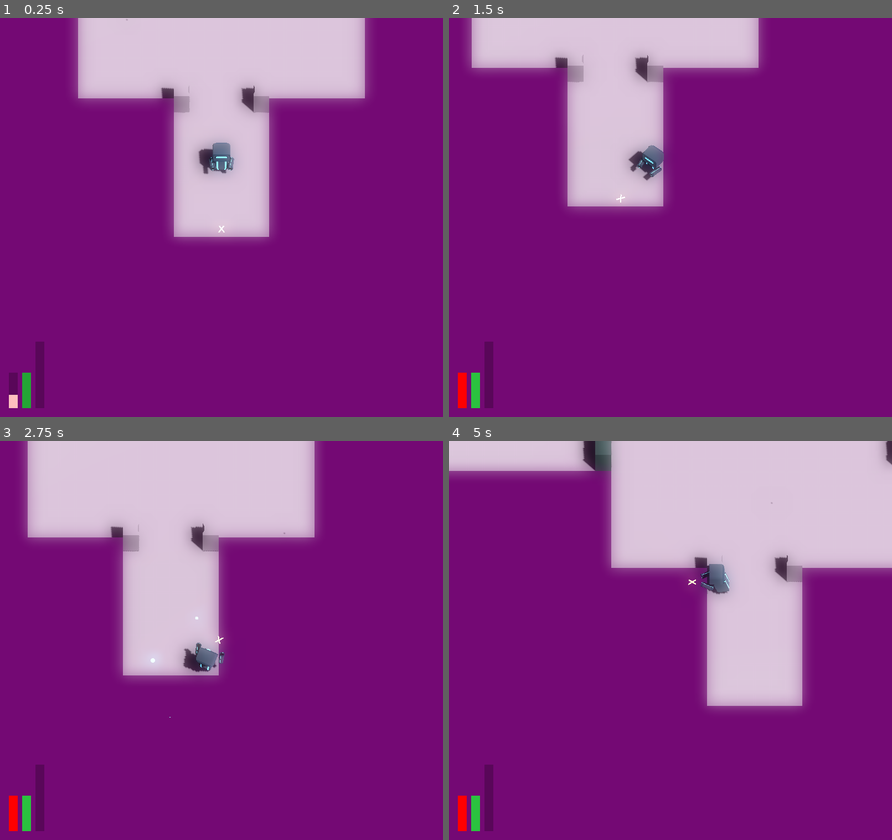
Above: before the commit, frames 1-4 (two rows, left to right).
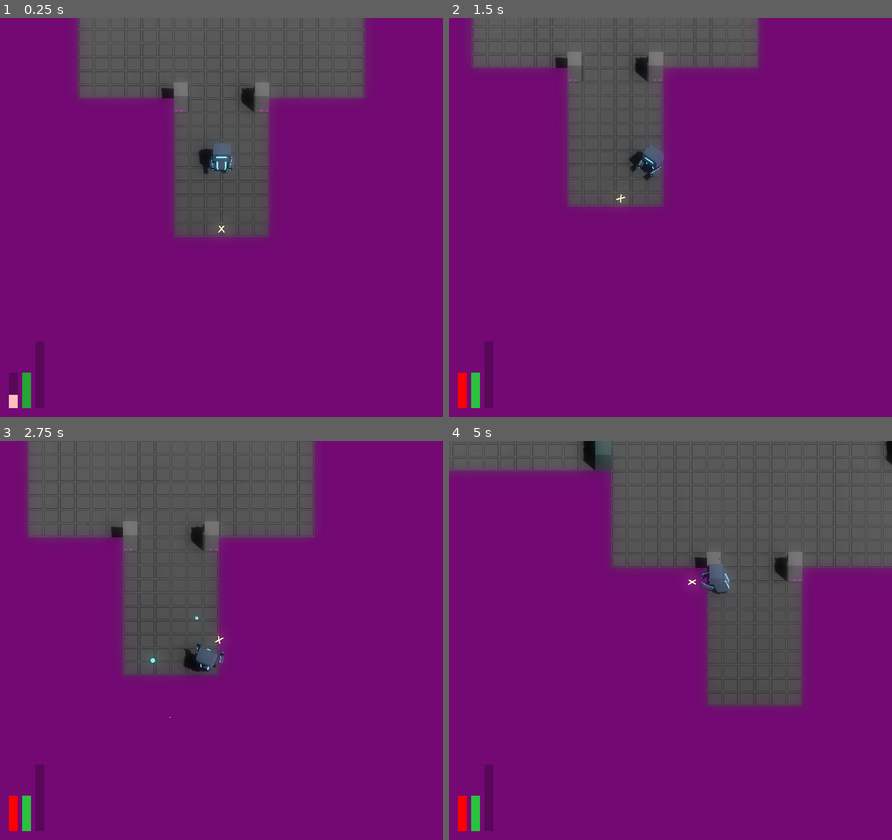
Above: after the commit, the same moments.

Repository: JackEvans24/bullet-absorb
Game: Godot game, scene res://scenes/main.tscn
Same seed, same stepped clock (60 frames per second), same inputs: the game is played once before the commit and once after it.
Inputs (mouse positions are in pixels of both pictures, inside the frame that each line leads up to):
- Up to frame 1 (0.25 s): no input
- Up to frame 2 (1.5 s): move the mouse to (767, 197) at 0.52 s; hold D (move_right) 0.53-1.28 s; hold Ctrl (absorb) 0.53-1.28 s; click (767, 197) at 0.8 s; move the mouse to (581, 237) at 1.27 s; hold S (move_back) from 1.28 s (still down); click (581, 237) at 1.35 s
- Up to frame 3 (2.75 s): tap Ctrl (absorb) at 1.55 s; move the mouse to (265, 552) at 2.02 s; release S (move_back) at 2.03 s; hold D (move_right) from 2.03 s (still down); hold Ctrl (absorb) from 2.03 s (still down); click (265, 552) at 2.3 s
- Up to frame 4 (5 s): move the mouse to (648, 720) at 2.77 s; release D (move_right) at 2.78 s; release Ctrl (absorb) at 2.78 s; hold W (move_forward) 2.78-3.53 s; tap Space (dash) at 2.85 s; tap Ctrl (absorb) at 3.05, 4.35 s; move the mouse to (803, 700) at 3.52 s; press the mouse at (803, 700) at 3.53 s; hold A (move_left) from 3.53 s (still down); move the mouse to (537, 580) at 4.27 s; release the mouse at (537, 580) at 4.28 s

The runs differ from the first frame. In frame 1, 21% of the frame differs, in the area x 17-83%, y 0-56%; in frame 2, 16%; in frame 3, 24%; in frame 4, 31%, in the area x 0-100%, y 0-68%.
Error after the commit: Invalid assignment of property or key 'stats' with value of type 'Resource (PlayerStats)' on a base object of type 'Nil'. (res://scripts/mechanics/player/playe…

Commit message:
refactor: use stats object for fire cooldown

Diff:
--- a/scripts/data/player_stats.gd
+++ b/scripts/data/player_stats.gd
@@ -10,3 +10,6 @@
 
 var fire_power_consumption: float:
     get: return 1.0 / fire_power_consumption_modifier
+
+func get_fire_cooldown(cooldown: float) -> float:
+    return cooldown / fire_cooldown_modifier
--- a/scripts/mechanics/player/aim/player_aim.gd
+++ b/scripts/mechanics/player/aim/player_aim.gd
@@ -20,6 +20,8 @@
 @onready var aim_point: Node3D = get_node(aim_point_ref)
 @onready var animator: AnimationPlayer = get_node(animator_ref)
 
+var stats: PlayerStats
+
 var arm_cannons: Array[ArmCannon]
 var arm_cannon_index := 0
 var aim_service: AimDirection
@@ -30,7 +32,6 @@
 var can_fire = true
 var is_firing = false
 var has_ammo = false
-var cooldown_modifier := 1.0
 
 func _ready():
 	aim_service = mouse_aim
@@ -83,7 +84,8 @@
 
 		bullet_fired.emit()
 
-	await tree.create_timer(cooldown / cooldown_modifier).timeout
+	await tree.create_timer(stats.get_fire_cooldown(cooldown)).timeout
+
 	is_firing = false
 
 func get_next_cannon_for_fire() -> ArmCannon:
--- a/scripts/mechanics/player/player.gd
+++ b/scripts/mechanics/player/player.gd
@@ -10,7 +10,7 @@
 
 enum AbsorbState {Started, Cancelled, Complete}
 
-@export var stats: PlayerStats
+@export var stats: PlayerStats: set = update_stats
 
 @onready var move_state: MoveStateMachine = $MoveState
 @onready var health: Health = $Health
@@ -29,6 +29,8 @@
 	get: return health.current_health
 
 func _ready():
+	update_stats(stats)
+
 	died.connect(body._on_player_died)
 
 	move_state.state_entered.connect(_on_move_state_entered)
@@ -55,12 +57,13 @@
 # TODO: Replace with powerups
 func update_stats(player_stats: PlayerStats):
 	stats = player_stats
+	aim.stats = stats
 
-	health.initialise(stats.max_health)
-	aim.cooldown_modifier = stats.fire_cooldown_modifier
-	absorb.windup_modifier = stats.absorb_windup_modifier
-	absorb.destoy_area.scale = Vector3.ONE * stats.absorb_area
-	absorb.mesh.scale = Vector3.ONE * stats.absorb_area
+	# health.initialise(stats.max_health)
+	# aim.cooldown_modifier = stats.fire_cooldown_modifier
+	# absorb.windup_modifier = stats.absorb_windup_modifier
+	# absorb.destoy_area.scale = Vector3.ONE * stats.absorb_area
+	# absorb.mesh.scale = Vector3.ONE * stats.absorb_area
 
 func _physics_process(_delta):
 	velocity = move_state.movement
